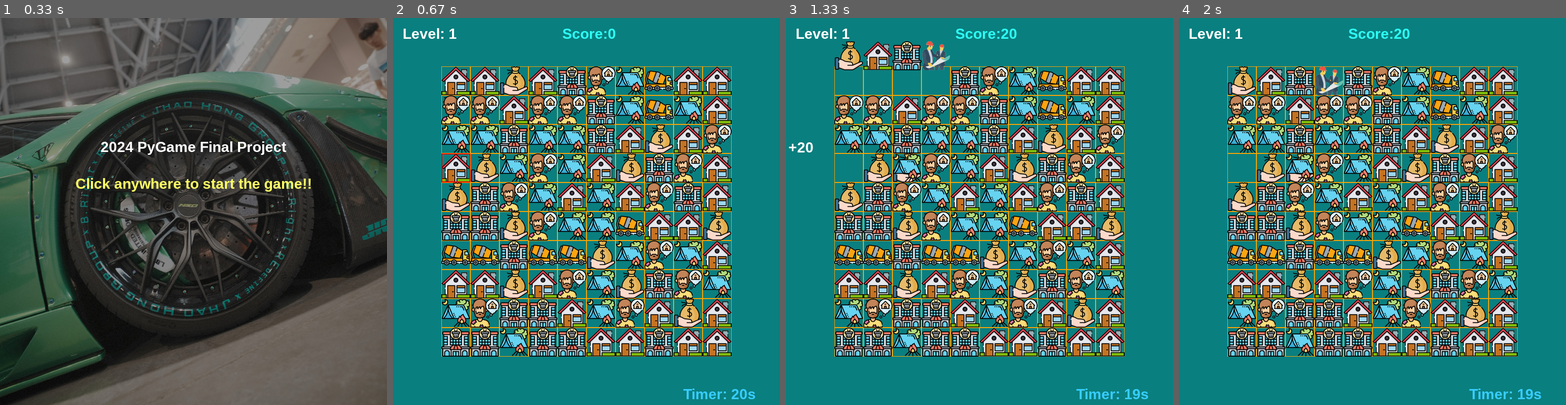
Above: before the commit, frames 1-4 (left to right).
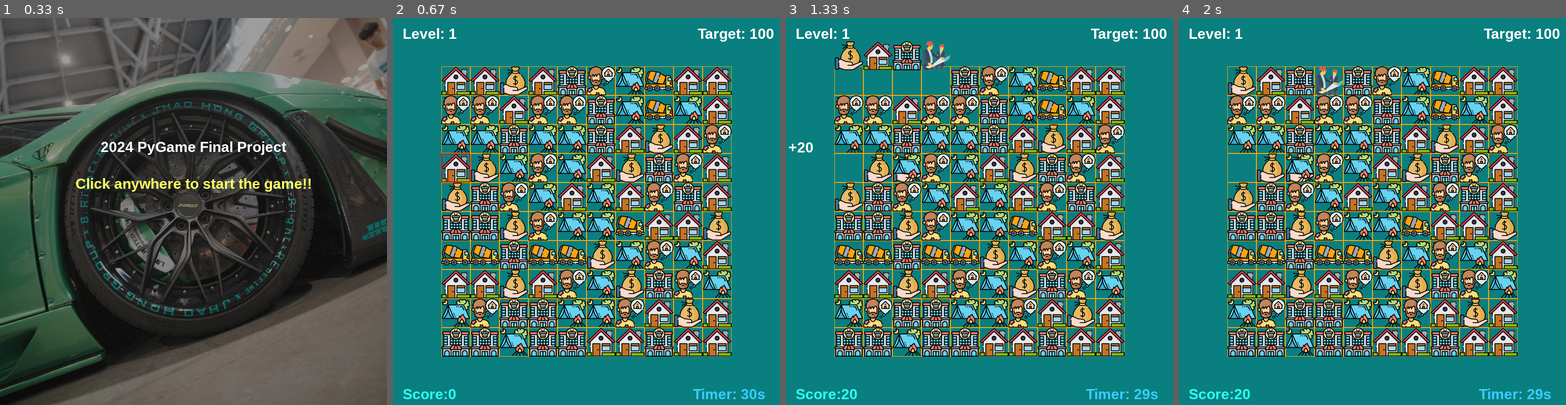
Above: after the commit, the same moments.

Repository: fp91321/pygame_final
Game: pygame game, started from py-xxl/py_xxl.py
Two runs of this game, one before a commit and one after it. Both use one fixed random seed, a clock stepped at 60 frames per second and the inputs below.
Inputs (mouse positions are in pixels of both pictures, inside the frame that each line leads up to):
- Up to frame 1 (0.33 s): no input
- Up to frame 2 (0.67 s): press the mouse at (543, 343) at 0.37 s; move the mouse to (505, 246) at 0.47 s; release the mouse at (466, 153) at 0.6 s
- Up to frame 3 (1.33 s): press the mouse at (847, 196) at 0.7 s; move the mouse to (875, 134) at 0.8 s; release the mouse at (902, 72) at 0.93 s; click (1080, 215) at 1.05 s
- Up to frame 4 (2 s): press the mouse at (1473, 215) at 1.37 s; move the mouse to (1449, 172) at 1.47 s; release the mouse at (1426, 126) at 1.6 s; press the mouse at (1240, 254) at 1.7 s; move the mouse to (1240, 277) at 1.8 s; release the mouse at (1240, 296) at 1.93 s

Frame 1 is identical in both runs. In frame 2, 1.3% of the frame differs, in the area x 2-99%, y 2-99%; in frame 3, 1.4%; in frame 4, 1.4%.

Commit message:
add sound

Diff:
--- a/py-xxl/py_xxl.py
+++ b/py-xxl/py_xxl.py
@@ -64,14 +64,14 @@
 		self.target_score = 100  # 初始目標分數，隨關卡調整
 		self.reset()
 		#加載音效
-		self.match3_sound = pygame.mixer.Sound(os.path.join(ROOTDIR, 'resources/sounds/match3.wav'))
-		self.match4_sound = pygame.mixer.Sound(os.path.join(ROOTDIR, 'resources/sounds/match4.wav'))
-		self.match5_sound = pygame.mixer.Sound(os.path.join(ROOTDIR, 'resources/sounds/match5.wav'))
+		self.match3_sound = pygame.mixer.Sound(os.path.join(ROOTDIR, 'resources/sounds/match3.mp3'))
+		self.match4_sound = pygame.mixer.Sound(os.path.join(ROOTDIR, 'resources/sounds/match4.mp3'))
+		self.match5_sound = pygame.mixer.Sound(os.path.join(ROOTDIR, 'resources/sounds/match5.mp3'))
 	#設置當前關卡的目標分數和遊戲參數。
 	def setLevel(self, level):
 		self.level = level
 		self.target_score = level * 100  # 每關目標分數遞增
-		self.remaining_time = 20 - (level - 1) * 5  # 隨關卡減少時間，但保證最低值
+		self.remaining_time = 30 - (level - 1) * 5  # 隨關卡減少時間，但保證最低值
 		#self.gem_imgs = self.gem_imgs[:min(7, 3 + level)]  # 增加難度，隨關卡增加寶石種類
 	# 开始游戏
 	def start(self,level=1):
@@ -145,6 +145,7 @@
 			self.showRemainingTime()
 			self.drawScore()
 			self.drawLevel()
+			self.drawTarget()
 			if self.remaining_time <= 0:
 				return self.score
 			pygame.display.update()
@@ -193,7 +194,7 @@
 			[3, 3, 2, 4, 5, 5, 6, 1, 1, 2],  # 水平 3 消（第六行）
 			[6, 6, 3, 6, 6, 2, 5, 4, 5, 1],  # 無消除
 			[1, 1, 2, 1, 4, 5, 2, 3, 4, 5],  # 無消除
-			[5, 4, 3, 3, 1, 5, 4, 1, 2, 1],  # 水平 4 消（第九行）
+			[5, 4, 3, 3, 5, 5, 4, 1, 2, 1],  # 水平 4 消（第九行）
 			[3, 3, 5, 3, 3, 1, 1, 3, 1, 1]   # 水平 3 消（第十行）
 		]
 
@@ -227,14 +228,17 @@
 	def showRemainingTime(self):
 		remaining_time_render = self.font.render('Timer: %ss' % str(self.remaining_time), 1, (55, 205, 255))
 		rect = remaining_time_render.get_rect()
-		rect.left, rect.top = (WIDTH-200, HEIGHT-40)
+		rect.left, rect.top = (WIDTH-180, HEIGHT-40)
 		self.screen.blit(remaining_time_render, rect)
 	# 显示得分
 	def drawScore(self):
 		score_render = self.font.render('Score:'+str(self.score), 1, (45, 255, 245))
 		rect = score_render.get_rect()
-		rect.left, rect.top = (WIDTH//2-50, 15)
-		self.screen.blit(score_render, rect)
+		self.screen.blit(score_render, (20, HEIGHT-40))
+	# 显示目標得分
+	def drawTarget(self):
+		target_text = self.font.render(f'Target: {self.target_score}', True, (255, 255, 255))
+		self.screen.blit(target_text, (WIDTH - 170, 15))
 	# 显示加分
 	def drawAddScore(self, add_score):
 		score_render = self.font.render('+'+str(add_score), 1, (255, 255, 255))
@@ -313,11 +317,16 @@
 			# 設定分數倍率
 			if match_length == 3:
 				score_multiplier = 1  # 單倍分數
+				self.match3_sound.play()
+				self.match3_sound.set_volume(0.5)
 			elif match_length == 4:
 				score_multiplier = 2  # 雙倍分數
+				self.match4_sound.play()
+				self.match4_sound.set_volume(0.5)
 			elif match_length >= 5:
 				score_multiplier = 4  # 四倍分數
-
+				self.match5_sound.play()
+				self.match5_sound.set_volume(0.7)
 			# 移除匹配元素並計算得分
 			self.generateNewGems(res_match)
 			match_score = self.reward * score_multiplier
@@ -525,6 +534,7 @@
 # 初始化游戏
 def gameInit():
 	pygame.init()
+	pygame.mixer.init()
 	screen = pygame.display.set_mode((WIDTH, HEIGHT))
 	pygame.display.set_caption('2024_PyGame_Final_Project')
 
Not shown, added: py-xxl/resources/sounds/match3.mp3
Not shown, added: py-xxl/resources/sounds/match4.mp3
Not shown, added: py-xxl/resources/sounds/match5.mp3
